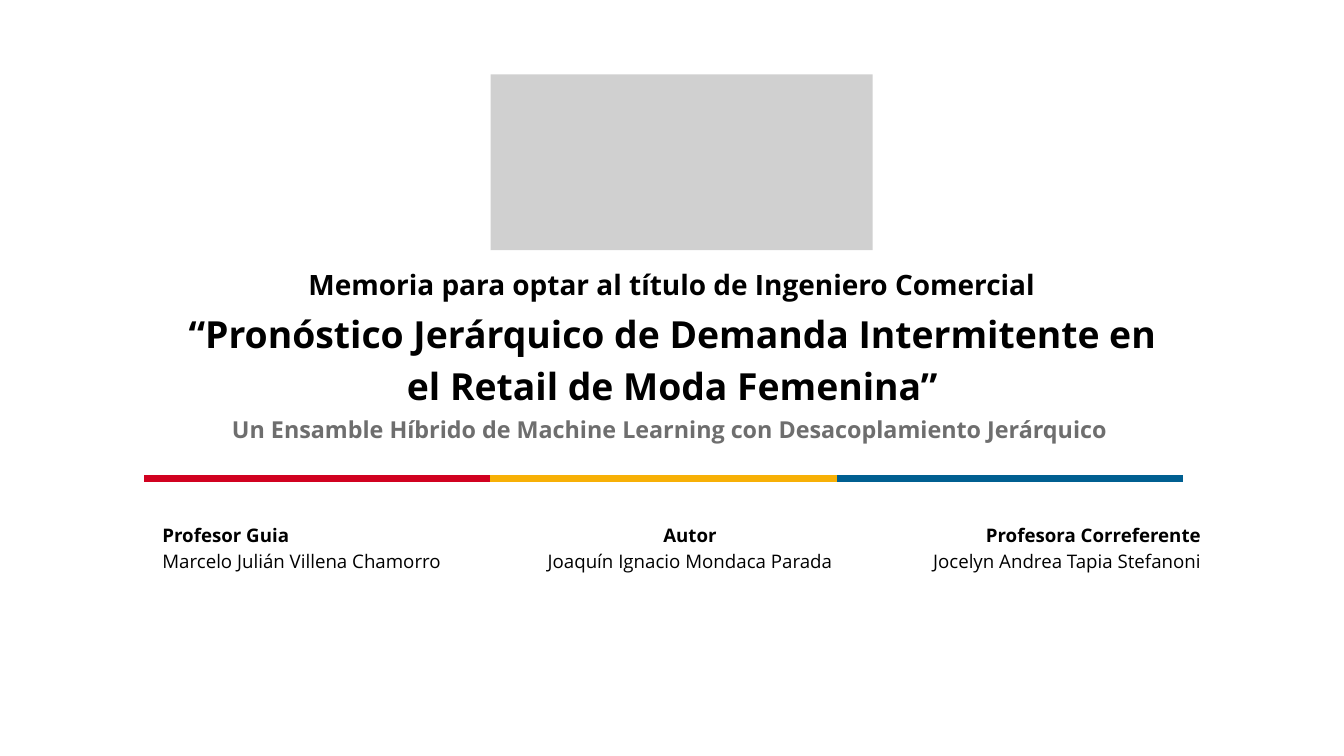
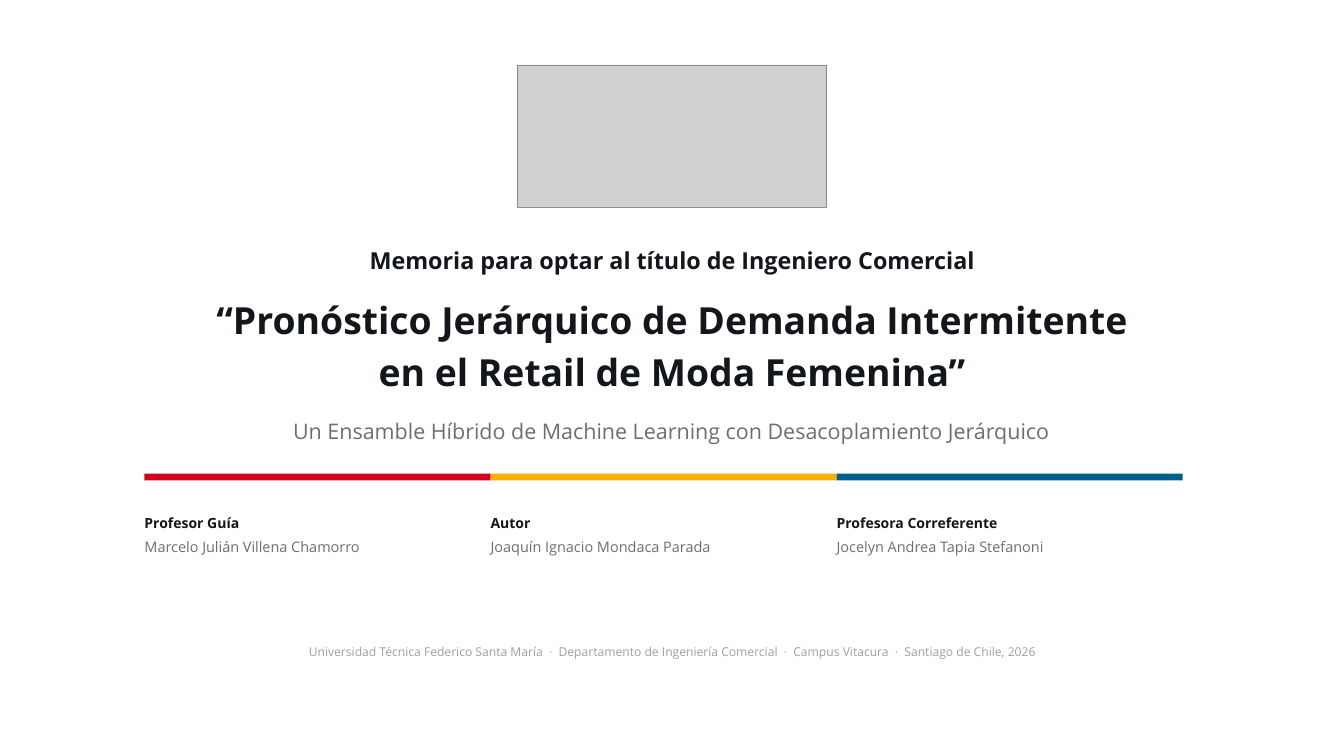
Before and after one commit to joako0o/PPT, a slide deck: slide 1 of Defensa_Tesis_Estructurada.pptx. Drawn at 1344x756 pixels with LibreOffice and Linux fonts; fonts in the diff are those of the drawing; grey boxes stand for pictures. Boxes give left, top, right and bottom in pixels: in the first picture for what was removed or moved away, otherwise in the second. Text is boxed around its words. In the diff, an @@ line names an element or a change of style, - is before the commit and + after.

```diff
--- a/Defensa_Tesis_Estructurada.pptx
+++ b/Defensa_Tesis_Estructurada.pptx
@@ picture: place and size @@
-picture at [491,75,872,250]
+picture at [517,65,827,208]
@@ text "Memoria para optar al título ...": place and size @@
-text "Memoria para optar al título ..." at [308,273,1035,302]
+text "Memoria para optar al título ..." at [370,251,974,275]
@@ text "Memoria para optar al título ..." at [370,251,974,275]: size 30 to 25 pt, text colour #000000 to #13161B; line spacing 42pt to 1.16 @@
@@ text at [216,305,1127,387]: text changed; text colour #000000 to #13161B @@
-“Pronóstico Jerárquico de Demanda Intermitente en el Retail de Moda Femenina”
+“Pronóstico Jerárquico de Demanda Intermitente
+en el Retail de Moda Femenina”
@@ text "Un Ensamble Híbrido de Machine ...": place and size @@
-text "Un Ensamble Híbrido de Machine ..." at [232,420,1106,444]
+text "Un Ensamble Híbrido de Machine ..." at [293,422,1049,444]
@@ text "Un Ensamble Híbrido de Machine ..." at [293,422,1049,444]: size 25 to 23 pt, bold off; line spacing 35pt to 1.16 @@
@@ freeform shape removed at [144,475,491,482] @@
@@ rectangle added at [144,474,491,480], fill #D10120 @@
@@ freeform shape removed at [491,475,837,482] @@
@@ rectangle added at [491,474,837,480], fill #F7B006 @@
@@ freeform shape removed at [837,475,1183,482] @@
@@ rectangle added at [837,474,1183,480], fill #005F91 @@
@@ text at [144,517,239,528]: text changed; size 20 to 15 pt; text colour #000000 to #13161B @@
-Profesor Guia
+Profesor Guía
@@ text "Profesor Guía": place and size @@
-text "Profesor Guía" at [162,527,440,572]
+text "Profesor Guía" at [144,517,359,555]
@@ text "Autor": place and size @@
-text "Autor" at [548,528,832,573]
+text "Autor" at [491,518,710,556]
@@ text "Autor" at [491,518,710,556]: size 20 to 15 pt, text colour #000000 to #13161B in "Autor"; size 20 to 15.5 pt, text colour #000000 to #6E6E6E in "Joaquín Ignacio Mondaca Parada"; alignment centre to left; line spacing 28pt to 1.16; more space between paragraphs @@
@@ text "Profesora Correferente": place and size @@
-text "Profesora Correferente" at [933,527,1201,573]
+text "Profesora Correferente" at [837,517,1043,556]
@@ text "Profesora Correferente" at [837,517,1043,556]: size 20 to 15 pt, text colour #000000 to #13161B in "Profesora Correferente"; size 20 to 15.5 pt, text colour #000000 to #6E6E6E in "Jocelyn Andrea Tapia Stefanoni"; alignment right to left; line spacing 28pt to 1.16; more space between paragraphs @@
@@ text at [144,541,359,555]: size 20 to 15.5 pt, text colour #000000 to #6E6E6E in "Marcelo Julián Villena Chamorro"; alignment justified to left; line spacing 28pt to 1.16 @@
@@ text added at [309,647,1036,659], 13 pt, text #9AA1A9 @@
+Universidad Técnica Federico Santa María · Departamento de Ingeniería Comercial · Campus Vitacura · Santiago de Chile, 2026
```
Also in this commit, not shown: 28 slides added, 19 slides removed, 5 other files.
